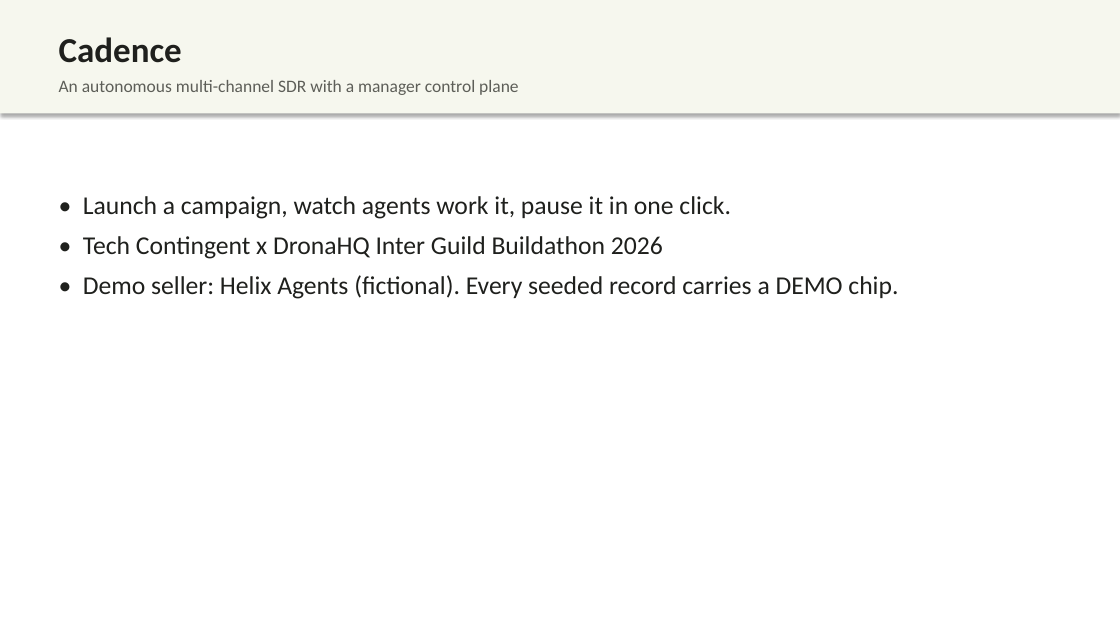
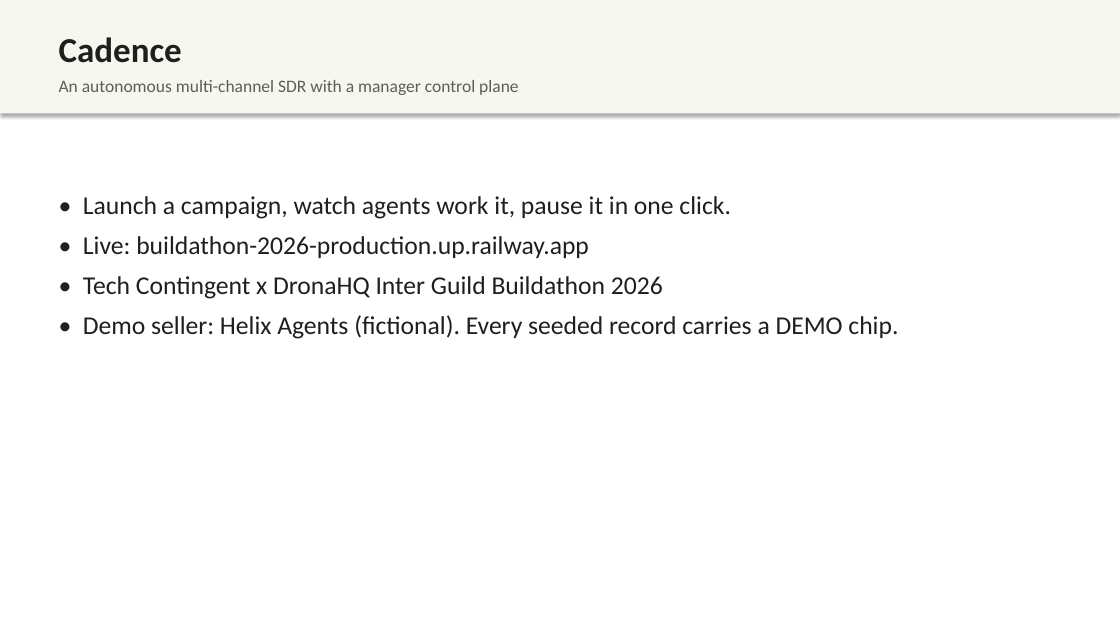
Before and after one commit to kiranG18/Buildathon-2026, a slide deck: slide 1 of docs/deck/Cadence.pptx. Drawn at 1120x630 pixels with LibreOffice and Linux fonts; fonts in the diff are those of the drawing. Boxes give left, top, right and bottom in pixels: in the first picture for what was removed or moved away, otherwise in the second. Text is boxed around its words. In the diff, an @@ line names an element or a change of style, - is before the commit and + after.

```diff
--- a/docs/deck/Cadence.pptx
+++ b/docs/deck/Cadence.pptx
@@ text at bbox=[83, 236, 589, 258]: paragraph added @@
+• Live: buildathon-2026-production.up.railway.app
```
Also in this commit, not shown: 6 other slides changed, 1 slide added, 5 other files.
